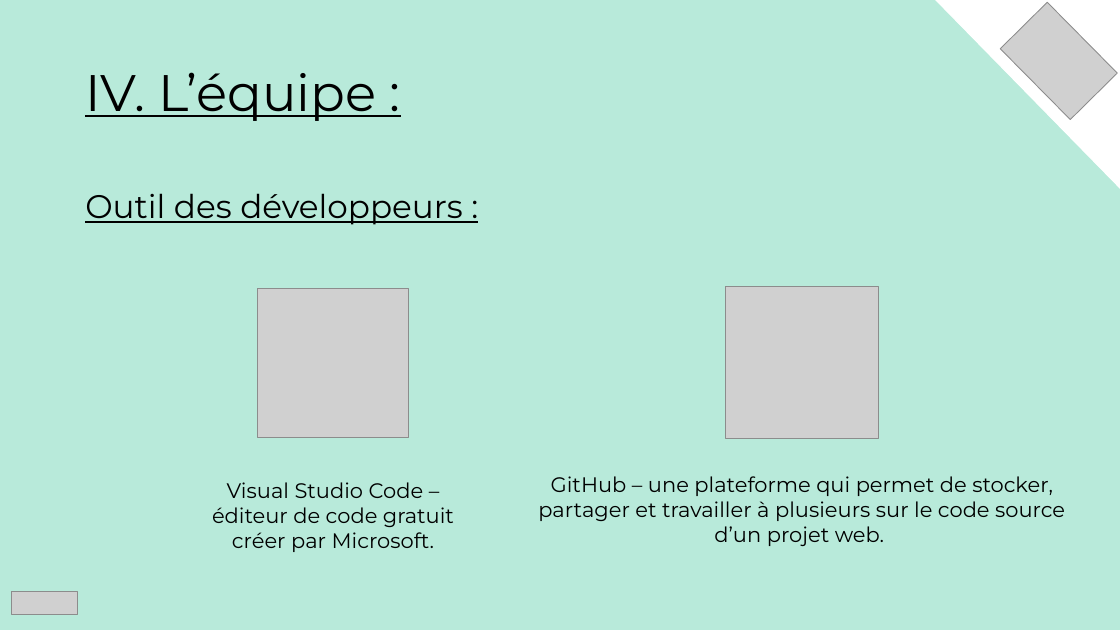
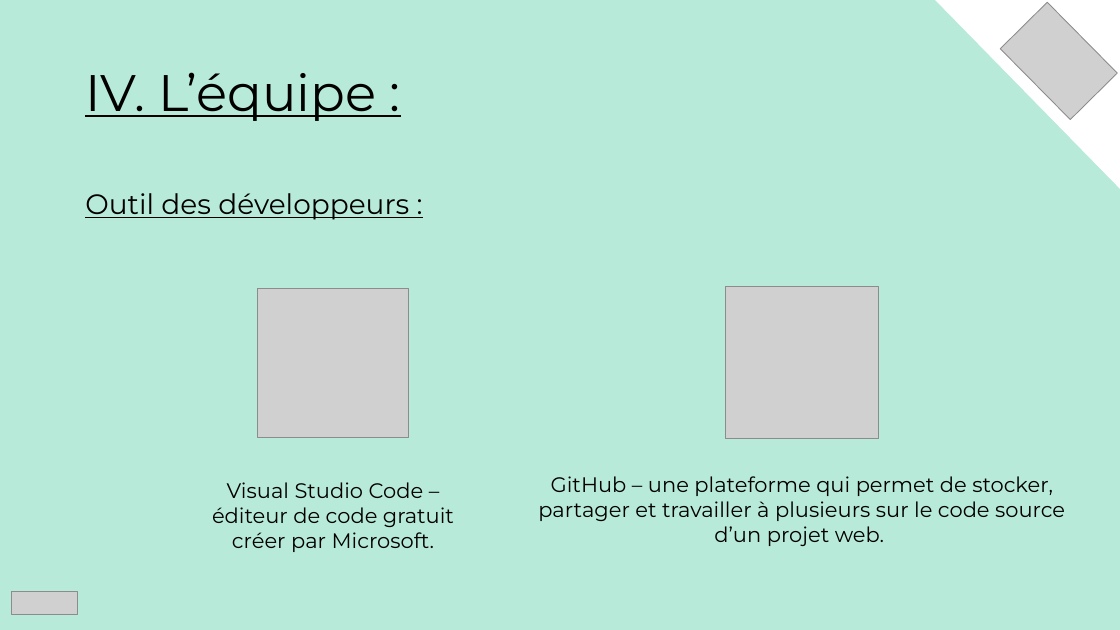
Before and after one commit to mathc28/Qwenta, a slide deck: slide 16 of Solution technique.pptx. Drawn at 1120x630 pixels with LibreOffice and Linux fonts; fonts in the diff are those of the drawing; grey boxes stand for pictures. Boxes give left, top, right and bottom in pixels: in the first picture for what was removed or moved away, otherwise in the second. Text is boxed around its words. In the diff, an @@ line names an element or a change of style, - is before the commit and + after.

```diff
--- a/Solution technique.pptx
+++ b/Solution technique.pptx
@@ text "Outil des développeurs :" at [85,193,409,220]: size 28 to 24 pt @@
```
Also in this commit, not shown: 12 other slides changed, 1 other file.
